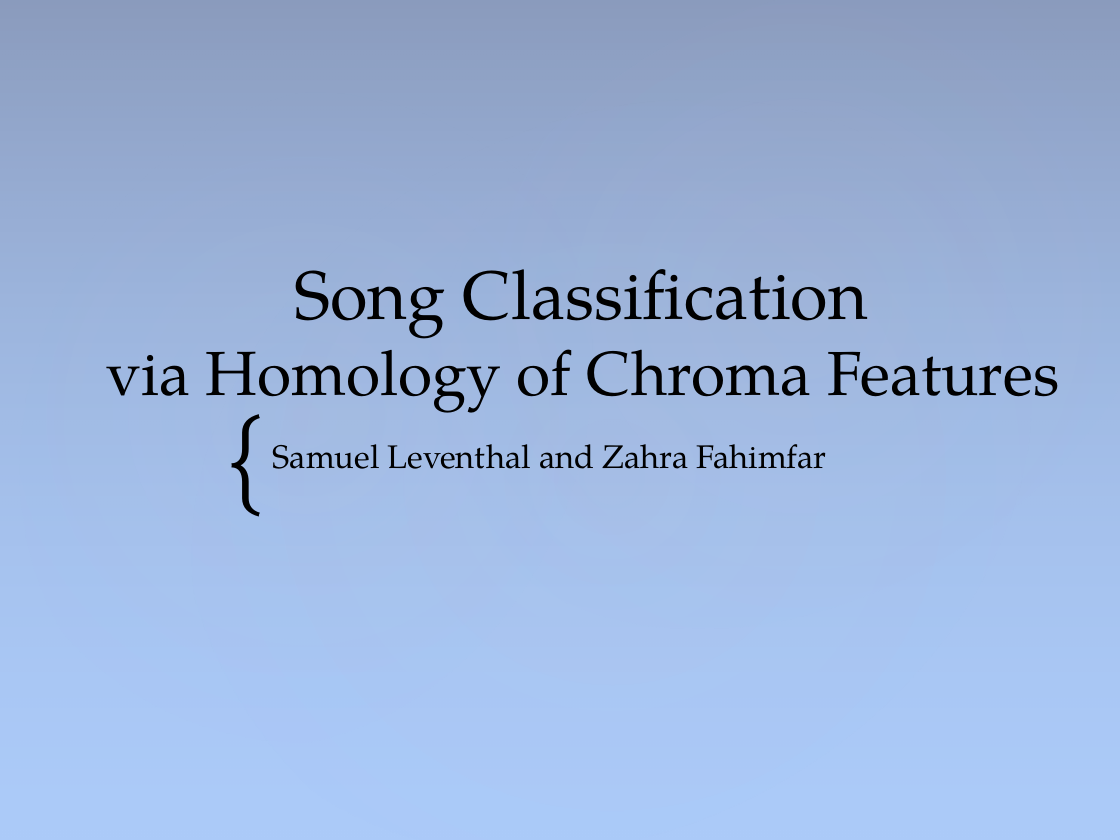
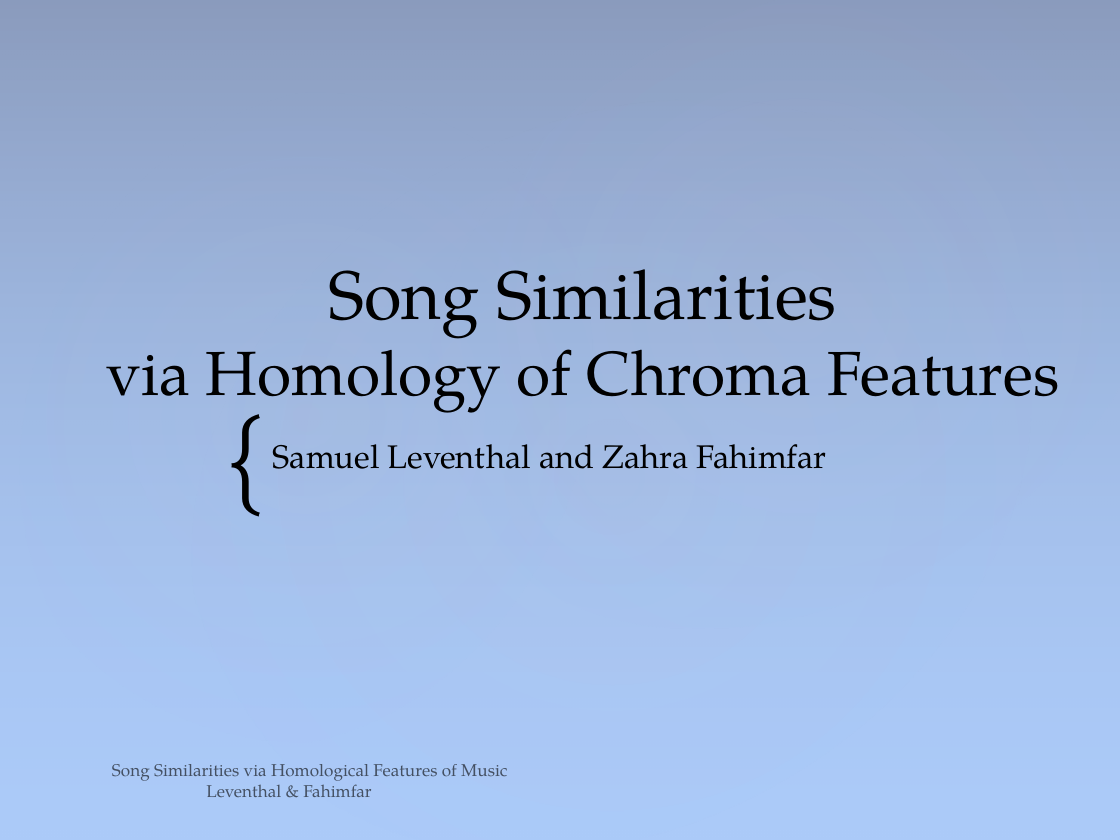
Before and after one commit to sam-lev/Classifications-Of-Songs-via-Homology-of-Chroma-Features, a slide deck: slide 1 of project/presentation/PresentationPowerPoint.pptx. Drawn at 1120x840 pixels with LibreOffice and Linux fonts; fonts in the diff are those of the drawing. Boxes give left, top, right and bottom in pixels: in the first picture for what was removed or moved away, otherwise in the second. Text is boxed around its words. In the diff, an @@ line names an element or a change of style, - is before the commit and + after.

Commit message:
presentation and started shortloop and counting homological features in songs and their size to approximate which keys

```diff
--- a/project/presentation/PresentationPowerPoint.pptx
+++ b/project/presentation/PresentationPowerPoint.pptx
@@ title at bbox=[106, 269, 1059, 418]: text changed @@
-Song Classification
-via Homology of Chroma Features
+Song Similarities
+via Homology of Chroma Features
@@ text added at bbox=[112, 764, 507, 797], 11 pt, text #000000 at 60% opacity @@
+Song Similarities via Homological Features of Music Leventhal & Fahimfar
```
Also in this commit, not shown: 12 other slides changed, 9 slides added, 4 slides removed, 38 other files.
